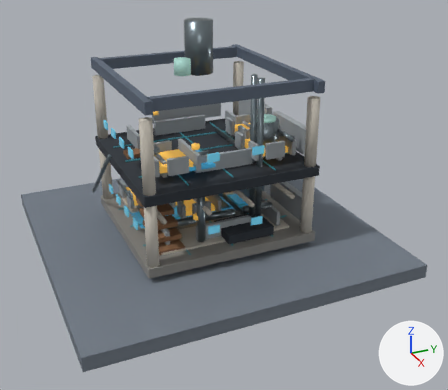
One commit to the Blender file output/profile-visual/visual_sewer/scene-prototype.blend: the scene before it, then after it.
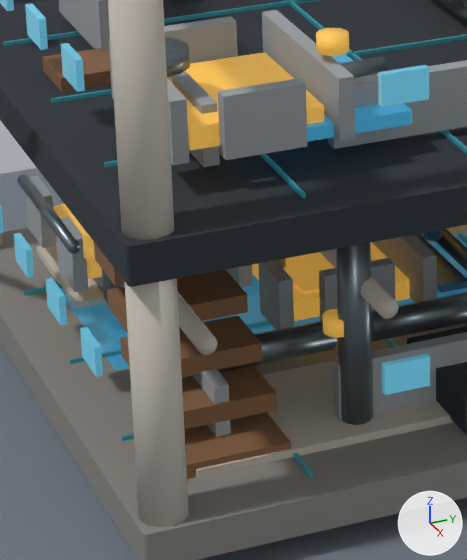
Each version is shown whole from a 50 mm lens placed at (13.21, -7.1, 4.51), pointed at (5.59, -3.67, 0.7), then close up on the part from 25% to 51% of the width and 35% to 71% of the height. The lights are fixed; the arrows at lower right show +X, +Y and +Z. The older version's two pictures come first.

Objects in the first close-up: 'BuildingFloor_1.003', 'BuildingFloor_2.003', 'Column_1_1_-1.003', 'Column_2_1_-1.003', 'FloorRooms_visual_undertide_sewer_1_East', 'ProfileGround.006', 'RoomShell_sewage_channel_1_East', 'RoomShell_sewage_channel_1_North', 'Room_sewage_channel_1', 'SewerLadder_visual_undertide_sewer_1', 'SewerWalkway_visual_undertide_sewer_1', 'Stair_0_0.003' and 64 more.
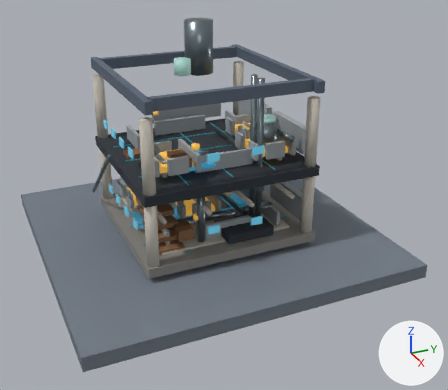
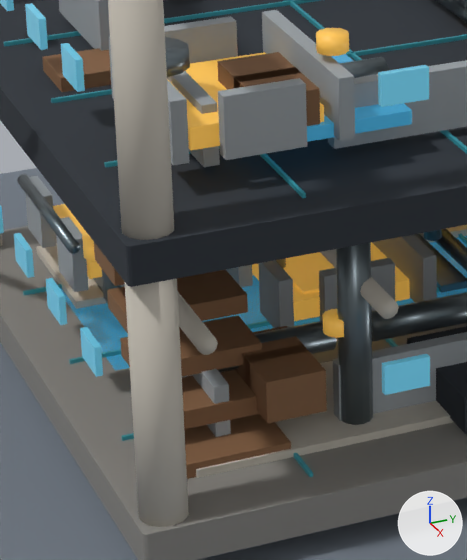
Where the change shows, as pixel boxes (x1, y1, x2, y2) in the close-ups (467 x 560 px):
```json
{"object": "UtilityCrates_visual_undertide_sewer_0_1", "change": "moved", "after": [244, 344, 327, 424], "on screen": "not visible before"}
{"object": "UtilityCrates_visual_undertide_sewer_1_0", "change": "moved", "after": [217, 52, 301, 90], "on screen": "not visible before"}
{"object": "UtilityCrates_visual_undertide_sewer_1_1", "change": "moved", "after": [234, 73, 320, 126], "on screen": "not visible before"}
{"object": "UtilityCrates_visual_undertide_sewer_0_0", "change": "moved", "after": [235, 326, 302, 382], "on screen": "not visible before"}
```

Edits to the scene script, one JSON object a line:
```json
{"op": "set", "path": "ob_utilitycrates_visual_undertide_sewer_0_0.location", "old": "(5.811, -4.454, 0.09)", "new": "(5.811, -4.454, 0.44)"}
{"op": "set", "path": "ob_utilitycrates_visual_undertide_sewer_0_1.location", "old": "(5.971, -4.454, 0.09)", "new": "(5.971, -4.454, 0.44)"}
{"op": "set", "path": "ob_utilitycrates_visual_undertide_sewer_1_0.location", "old": "(5.811, -4.454, 0.09)", "new": "(5.811, -4.454, 1.48)"}
{"op": "set", "path": "ob_utilitycrates_visual_undertide_sewer_1_1.location", "old": "(5.971, -4.454, 0.09)", "new": "(5.971, -4.454, 1.48)"}
```
